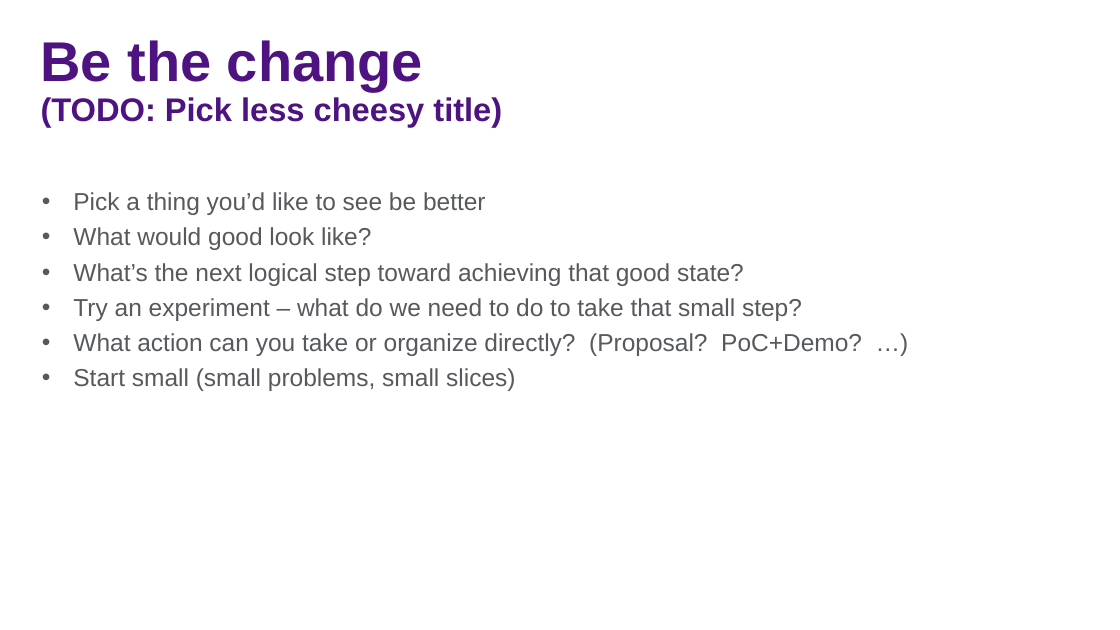
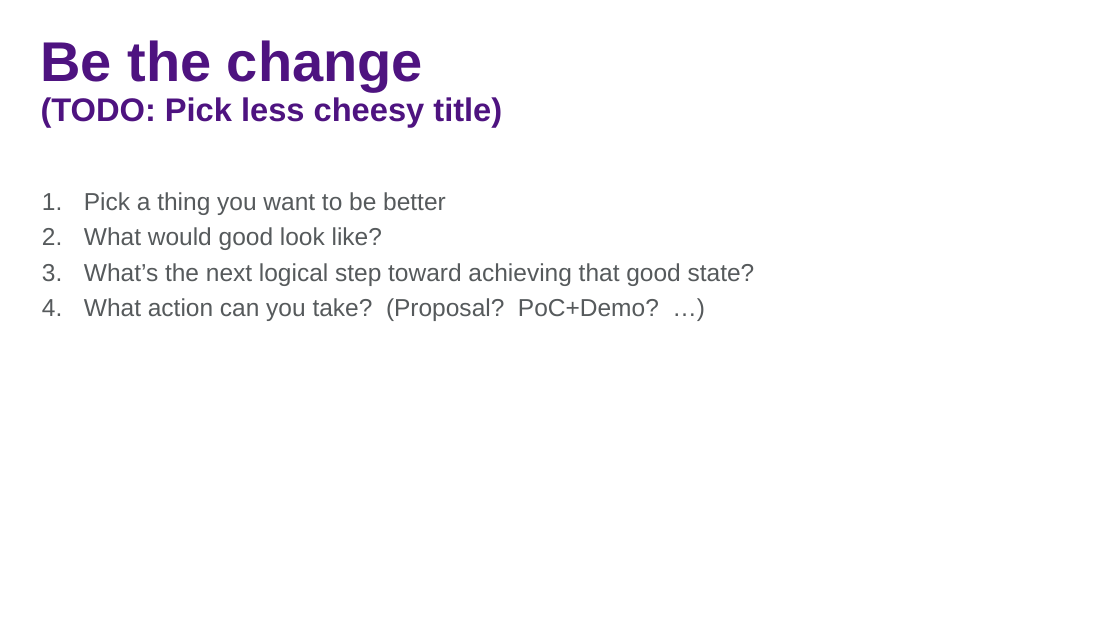
Before and after one commit to jasonjwood/presentations, a slide deck: slide 29 of InFusion2016 - Getting It Done - Jason Wood.pptx. Drawn at 1120x630 pixels with LibreOffice and Linux fonts; fonts in the diff are those of the drawing; background and template pictures are left out. Boxes give left, top, right and bottom in pixels: in the first picture for what was removed or moved away, otherwise in the second. Text is boxed around its words. In the diff, an @@ line names an element or a change of style, - is before the commit and + after.

```diff
--- a/InFusion2016 - Getting It Done - Jason Wood.pptx
+++ b/InFusion2016 - Getting It Done - Jason Wood.pptx
@@ text at [84, 192, 446, 215]: text changed @@
-• Pick a thing you’d like to see be better
+1. Pick a thing you want to be better
@@ text at [84, 227, 755, 286]: bullet • to 1. @@
@@ text at [84, 298, 659, 321]: text changed @@
-• Try an experiment – what do we need to do to take that small step?
-• What action can you take or organize directly? (Proposal? PoC+Demo? …)
-• Start small (small problems, small slices)
+4. What action can you take? (Proposal? PoC+Demo? …)
```
Also in this commit, not shown: 13 other slides changed.
